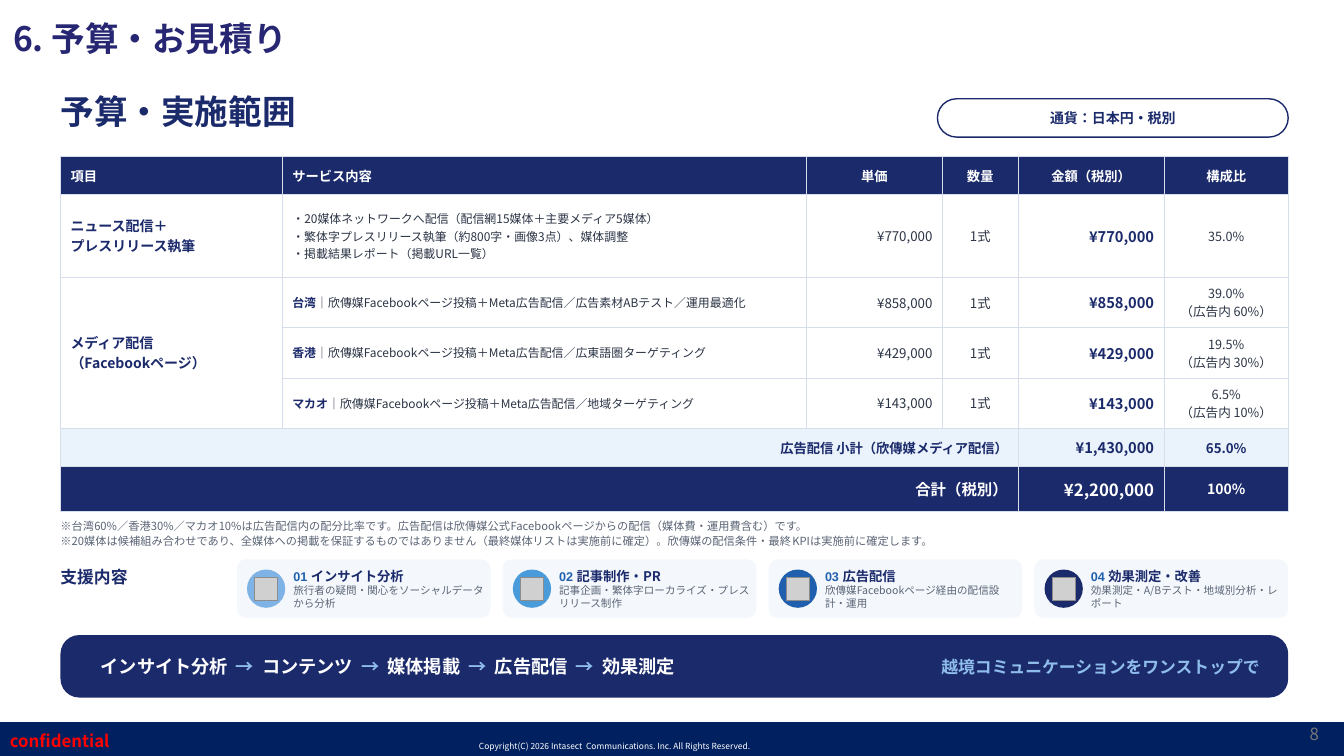
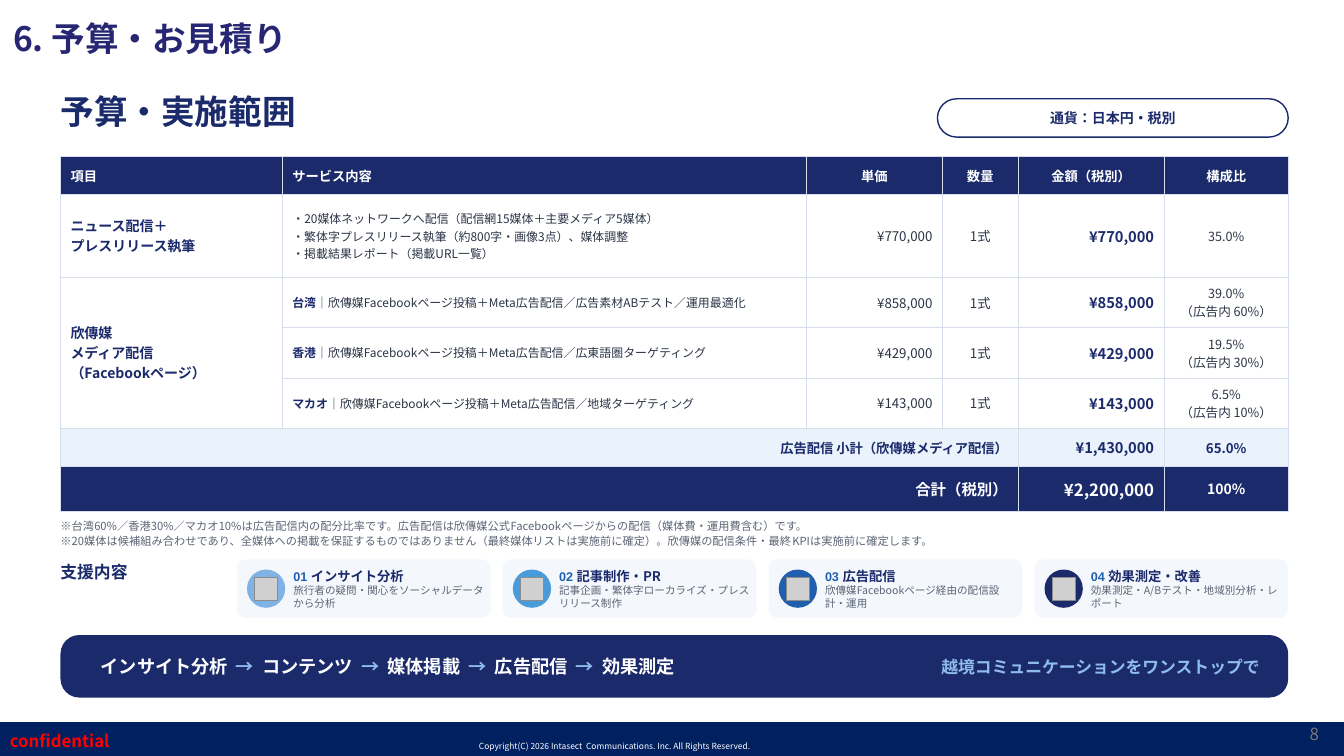
Before and after one commit to shelleychenyi/proposal, a slide deck: slide 8 of 神奈川縣/【インタセクト】神奈川県様_台湾・香港・マカオ向け2027年年始観光マナー啓発プロモーション_202609.pptx. Drawn at 1344x756 pixels with LibreOffice and Linux fonts; fonts in the diff are those of the drawing; grey boxes stand for pictures; background and template pictures are left out. Boxes give left, top, right and bottom in pixels: in the first picture for what was removed or moved away, otherwise in the second. Text is boxed around its words. In the diff, an @@ line names an element or a change of style, - is before the commit and + after.

```diff
--- a/神奈川縣/【インタセクト】神奈川県様_台湾・香港・マカオ向け2027年年始観光マナー啓発プロモーション_202609.pptx
+++ b/神奈川縣/【インタセクト】神奈川県様_台湾・香港・マカオ向け2027年年始観光マナー啓発プロモーション_202609.pptx
@@ table at (60,156,1289,511) @@
-row 3, column 1: メディア配信 / （Facebookページ）
+row 3, column 1: 欣傳媒 / メディア配信 / （Facebookページ）
@@ text "支援内容": place and size @@
-text "支援内容" at (60,568,127,585)
+text "支援内容" at (60,563,127,580)
```
Also in this commit, not shown: 2 other slides changed, 1 other file.
